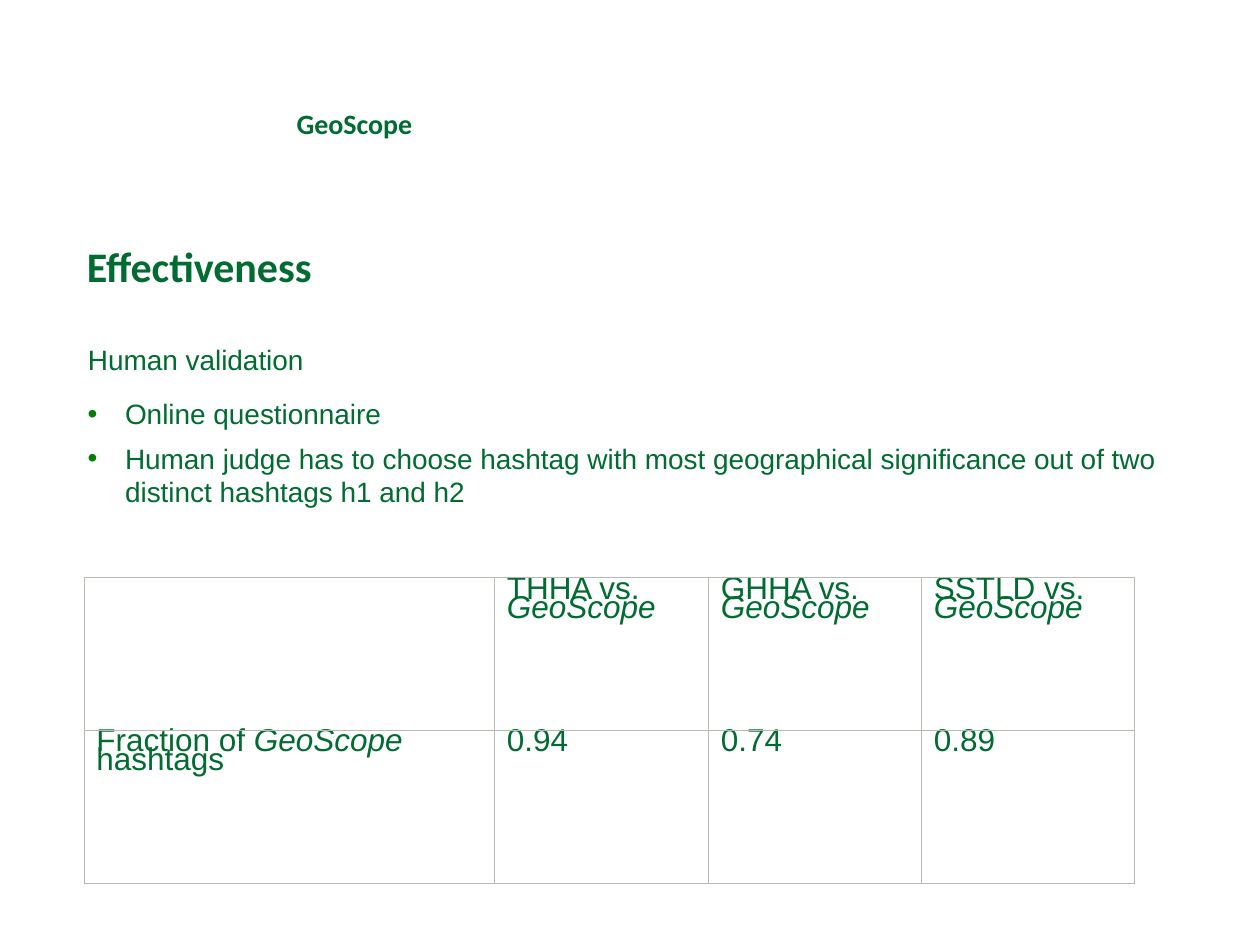
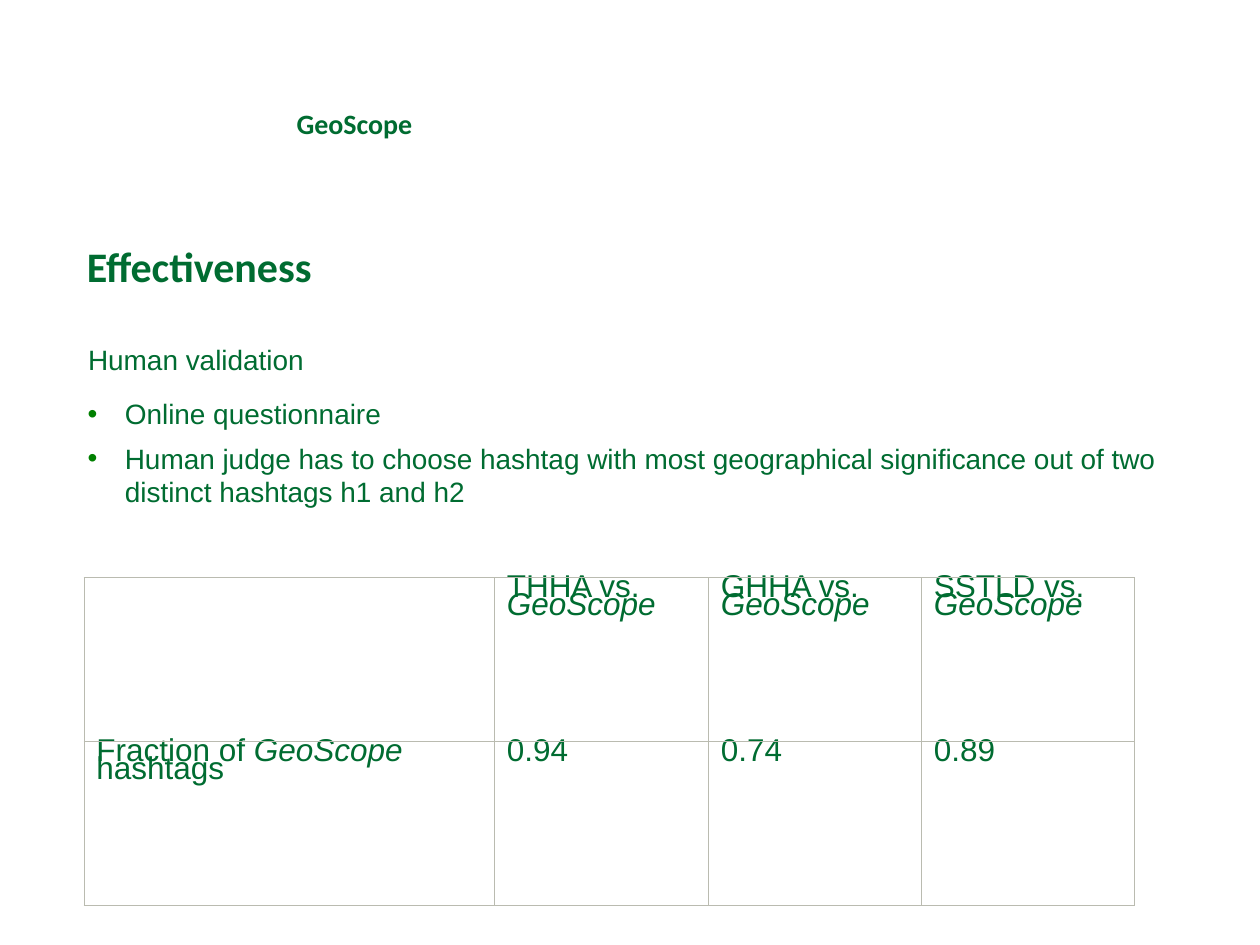
Before and after one commit to michaelprummer/datascience, a slide deck: slide 14 of GeoScope/DataScience1.ppt. Drawn at 1260x945 pixels with LibreOffice and Linux fonts; fonts in the diff are those of the drawing; background and template pictures are left out. Boxes give left, top, right and bottom in pixels: in the first picture for what was removed or moved away, otherwise in the second. Text is boxed around its words. In the diff, an @@ line names an element or a change of style, - is before the commit and + after.

```diff
--- a/GeoScope/DataScience1.ppt
+++ b/GeoScope/DataScience1.ppt
@@ table at box(84, 577, 1135, 883) @@
@@ line spacing 0.54 to 0.5 @@
```
Also in this commit, not shown: 4 other slides changed.
